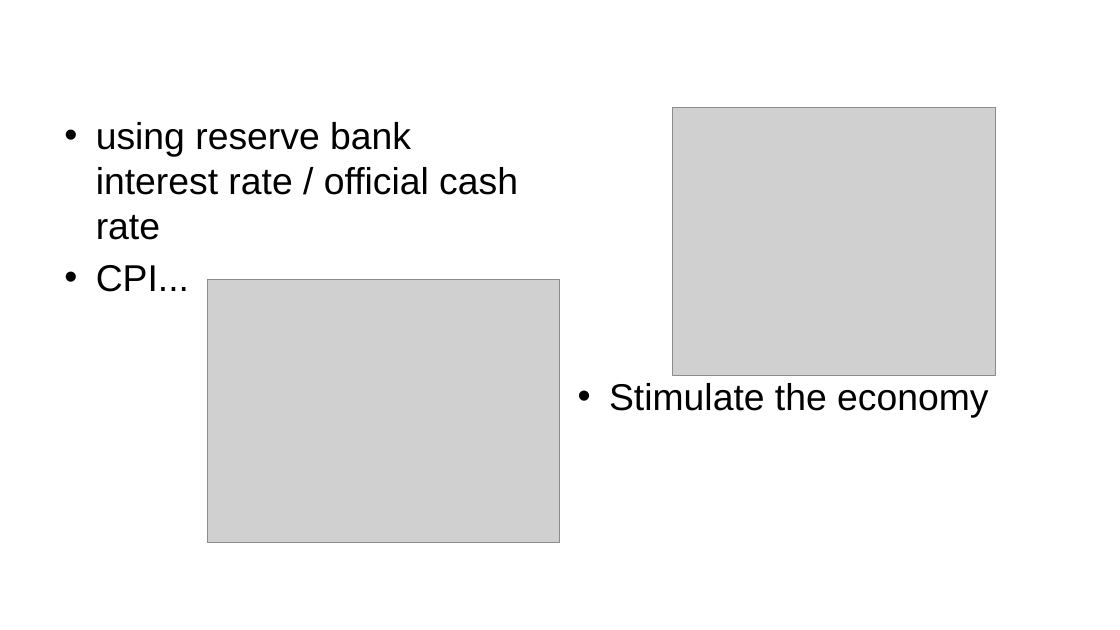
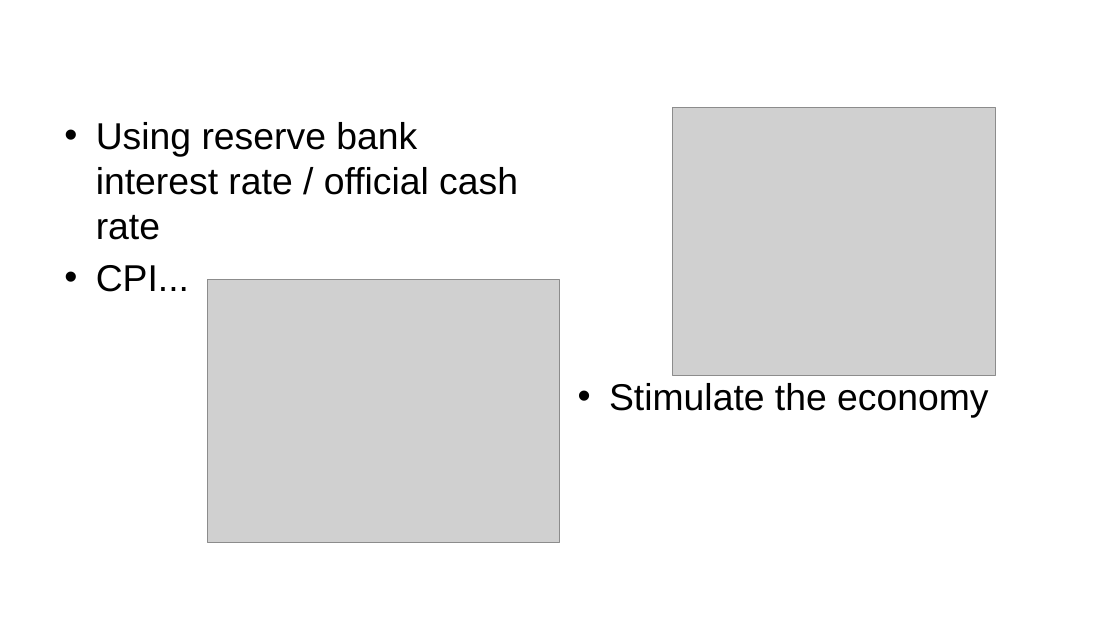
Before and after one commit to ansrali/data422-group-project, a slide deck: slide 3 of Group Project Presentation.pptx. Drawn at 1120x630 pixels with LibreOffice and Linux fonts; fonts in the diff are those of the drawing; grey boxes stand for pictures; background and template pictures are left out. Boxes give left, top, right and bottom in pixels: in the first picture for what was removed or moved away, otherwise in the second. Text is boxed around its words. In the diff, an @@ line names an element or a change of style, - is before the commit and + after.

```diff
--- a/Group Project Presentation.pptx
+++ b/Group Project Presentation.pptx
@@ text at [96, 122, 518, 240]: text changed @@
-• using reserve bank interest rate / official cash rate
+• Using reserve bank interest rate / official cash rate
```
Also in this commit, not shown: 5 other slides changed, 4 slides added, 3 slides removed.
